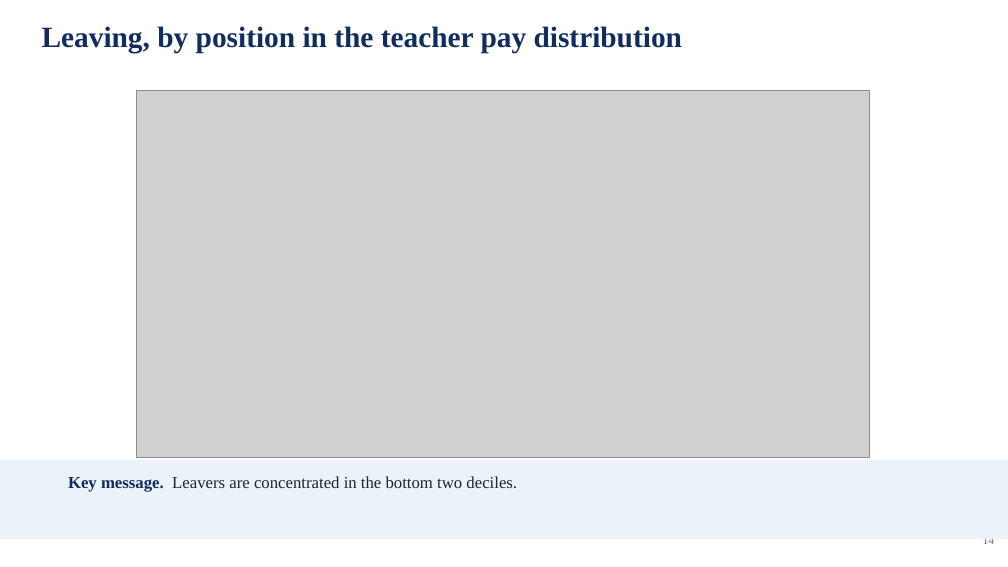
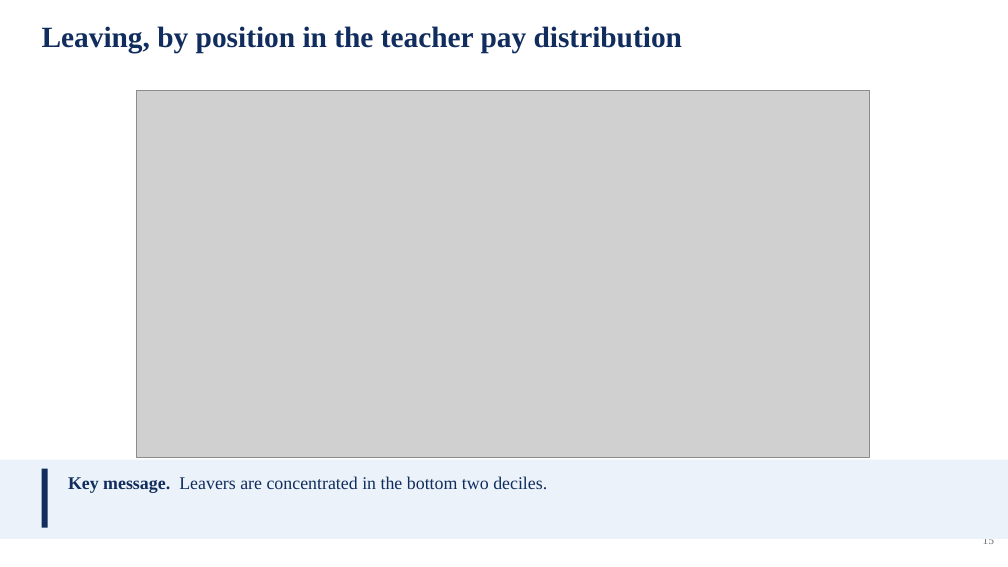
Before and after one commit to jedr1-ship-it/Alternative-Pathways----Quant, a slide deck: slide 15 of report/data_cluster/Proyect_US_policy.pptx (slide 14 before the commit). Drawn at 1008x567 pixels with LibreOffice and Linux fonts; fonts in the diff are those of the drawing; grey boxes stand for pictures. Boxes give left, top, right and bottom in pixels: in the first picture for what was removed or moved away, otherwise in the second. Text is boxed around its words. In the diff, an @@ line names an element or a change of style, - is before the commit and + after.

```diff
--- a/report/data_cluster/Proyect_US_policy.pptx
+++ b/report/data_cluster/Proyect_US_policy.pptx
@@ rectangle added at [42, 469, 48, 528], fill #102D5E @@
@@ text "Key message. Leavers are concentrated ..." at [68, 476, 547, 493]: size 16 to 17 pt; text colour #212529 to #102D5E in "Leavers are concentrated in the bottom two ..."; line spacing 20.5pt to 21.8pt @@
@@ text at [983, 539, 995, 544]: text changed @@
-14
+15
```
Also in this commit, not shown: 14 other slides changed, 1 slide added, 1 other file.
